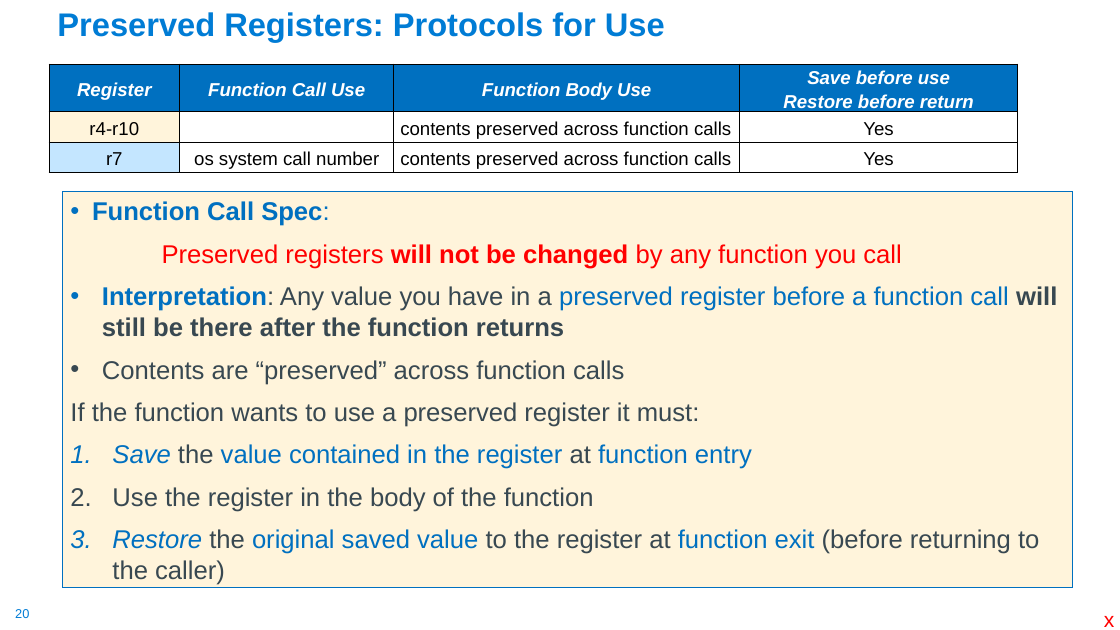
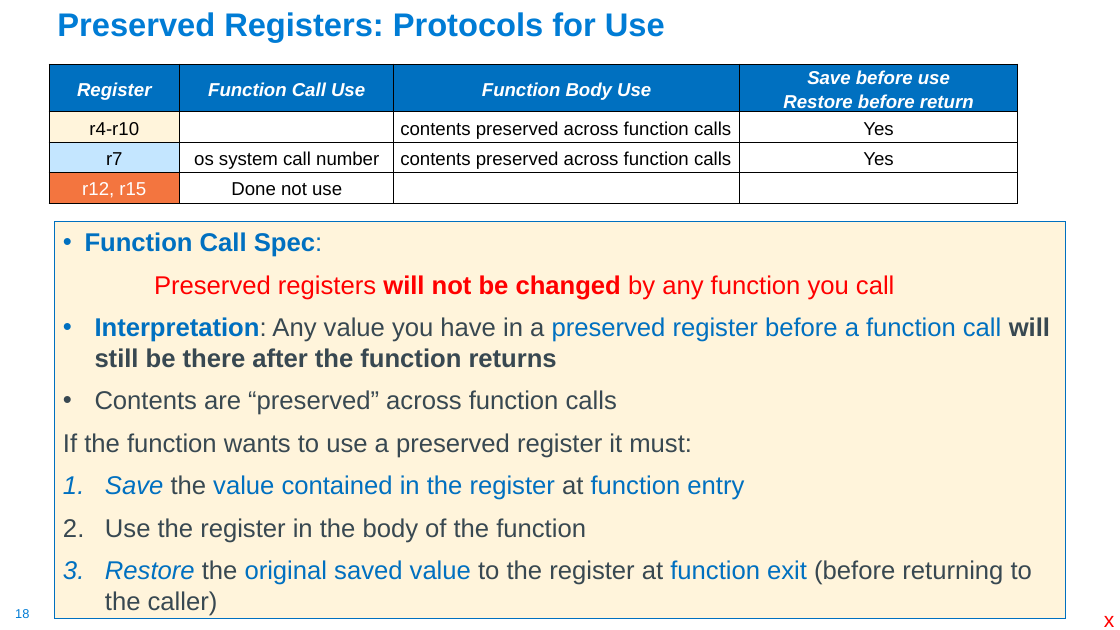
Before and after one commit to cse30-fa22/Muller_CSE30_Lecture_Slides, a slide deck: slide 18 of 09_Assm_Part4.pptx (slide 20 before the commit). Drawn at 1120x630 pixels with LibreOffice and Linux fonts; fonts in the diff are those of the drawing. Boxes give left, top, right and bottom in pixels: in the first picture for what was removed or moved away, otherwise in the second. Text is boxed around its words. In the diff, an @@ line names an element or a change of style, - is before the commit and + after.

```diff
--- a/09_Assm_Part4.pptx
+++ b/09_Assm_Part4.pptx
@@ table at (49,64,1018,204) @@
+row 4: r12, r15 | Done not use |  | 
@@ text "Function Call Spec:": place and size @@
-text "Function Call Spec:" at (62,191,1073,587)
+text "Function Call Spec:" at (55,222,1065,618)
@@ page number at (15,609,29,618): text changed @@
-20
+18
```
Also in this commit, not shown: 7 other slides changed, 4 slides added, 41 slides removed, 3 other files.
